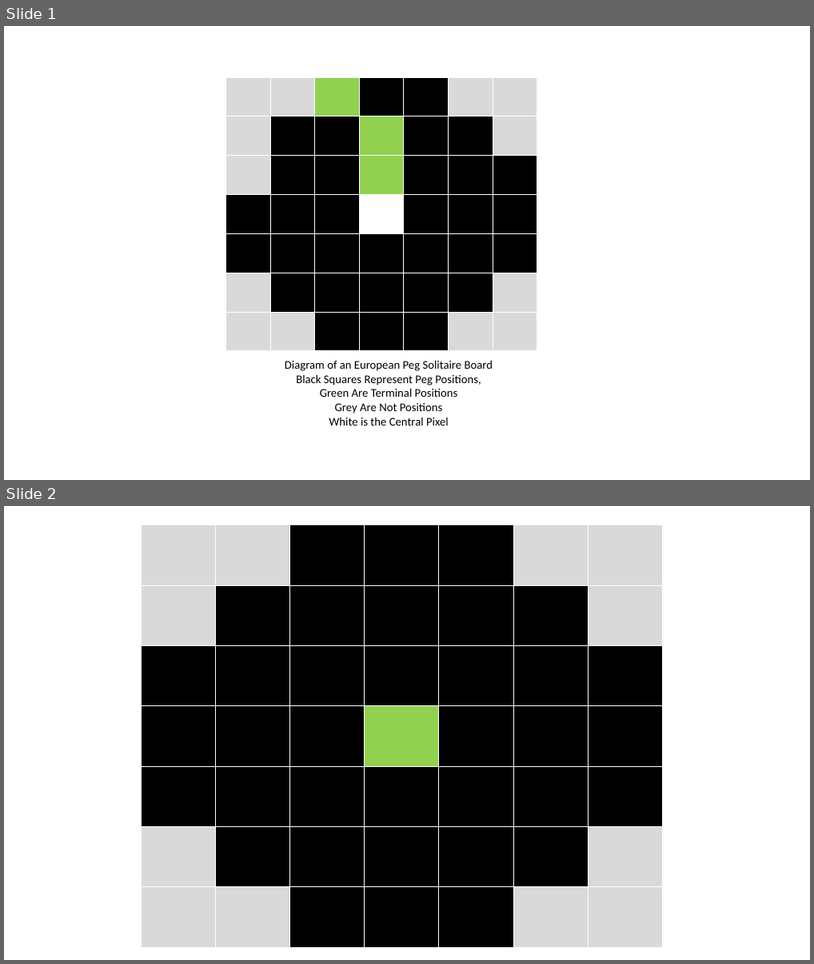
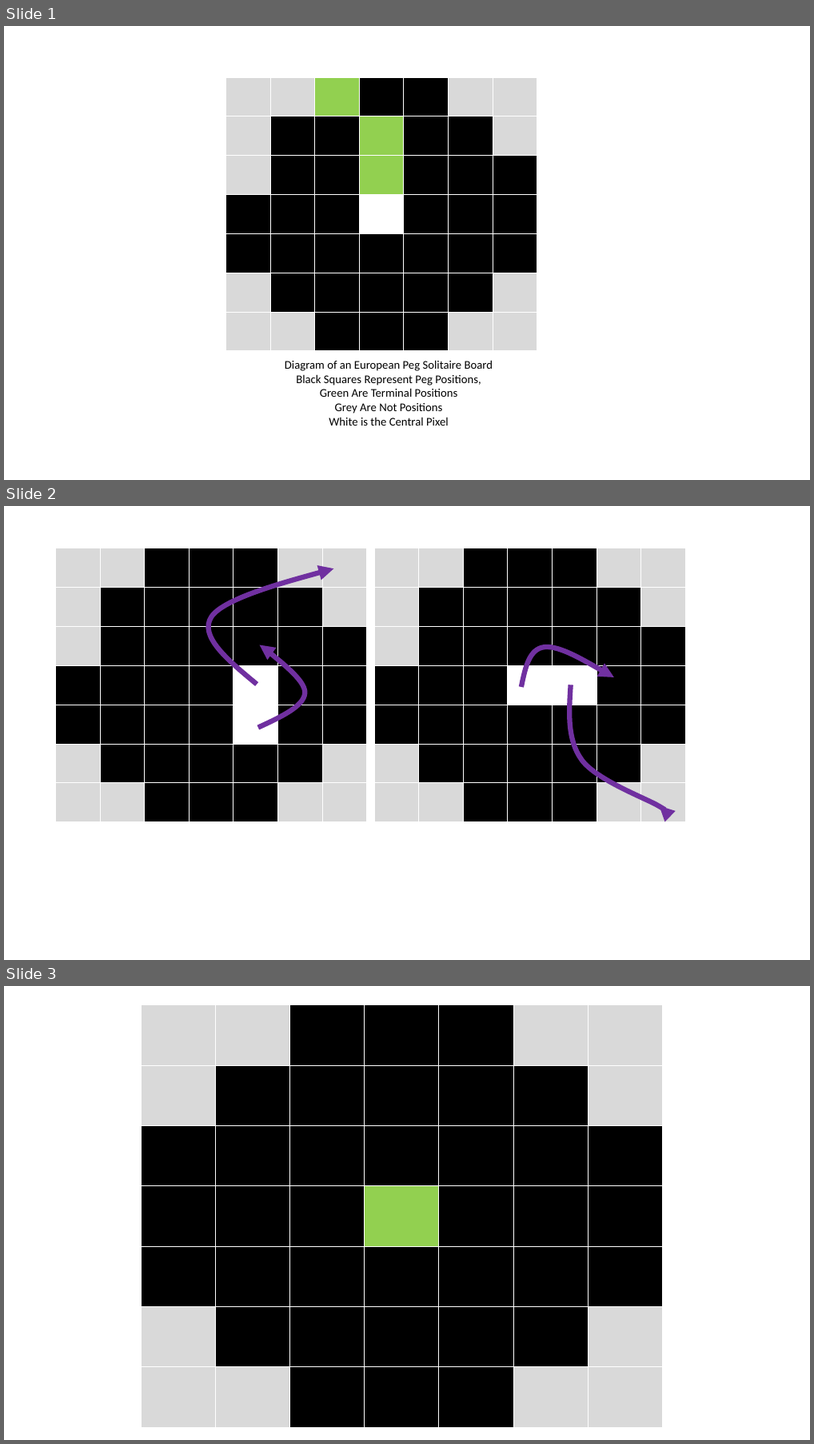
Before and after one commit to TRex22/Soubise_AI_Peg_Solitaire_AAA_Assignment, a slide deck: report/images/Peg Board.pptx. Shown one above the other, each under a label of ours: slides 1 and 2 before the commit, slides 1, 2 and 3 after it. The pictures are 814x964 and 814x1444 pixels, drawn with LibreOffice and Linux fonts; fonts in the diff are those of the drawing. Boxes give left, top, right and bottom in pixels: in the first picture for what was removed or moved away, otherwise in the second. Text is boxed around its words. In the diff, an @@ line names an element or a change of style, - is before the commit and + after.

```diff
--- a/report/images/Peg Board.pptx
+++ b/report/images/Peg Board.pptx
@@ slide 2 added at (x1=4, y1=506, x2=810, y2=960), background #FFFFFF @@
@@ table added at (x1=55, y1=548, x2=369, y2=822), 7 rows, 7 columns @@
+ |  |  |  |  |  | 
+ |  |  |  |  |  | 
+ |  |  |  |  |  | 
+ |  |  |  |  |  | 
+ |  |  |  |  |  | 
+ |  |  |  |  |  | 
+ |  |  |  |  |  | 
@@ table added at (x1=375, y1=548, x2=688, y2=822), 7 rows, 7 columns @@
+ |  |  |  |  |  | 
+ |  |  |  |  |  | 
+ |  |  |  |  |  | 
+ |  |  |  |  |  | 
+ |  |  |  |  |  | 
+ |  |  |  |  |  | 
+ |  |  |  |  |  | 
@@ freeform shape added at (x1=209, y1=568, x2=334, y2=684), outline #7030A0 6 pt @@
@@ freeform shape added at (x1=258, y1=642, x2=305, y2=728), outline #7030A0 6 pt @@
@@ freeform shape added at (x1=522, y1=647, x2=614, y2=687), outline #7030A0 6 pt @@
@@ freeform shape added at (x1=570, y1=684, x2=666, y2=810), outline #7030A0 6 pt @@
@@ what was slide 2 is now slide 3 @@
```
Also in this commit, not shown: 6 other files.
